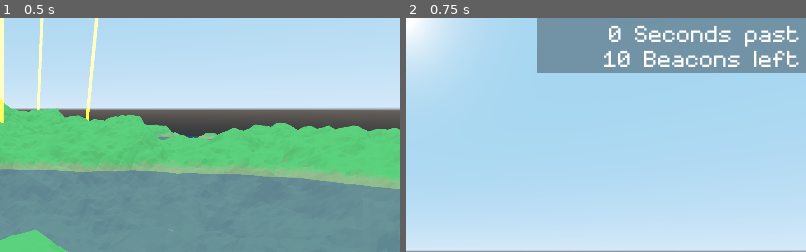
Above: before the commit, frames 1-2 (left to right).
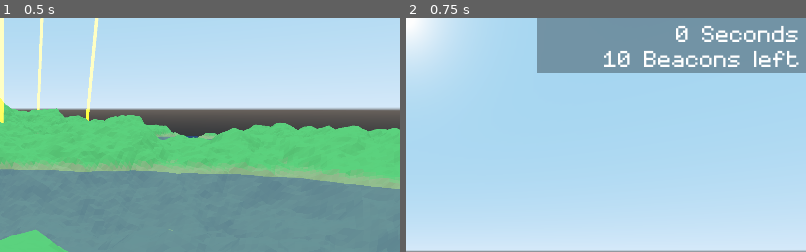
Above: after the commit, the same moments.

Repository: SleepyWombat-32/Rattys-Run
Game: Godot game, scene res://GUI/StartScreen.tscn
Same seed, same stepped clock (60 frames per second), same inputs: the game is played once before the commit and once after it.
Inputs:
- Up to frame 1 (0.5 s): no input
- Up to frame 2 (0.75 s): click "Play Game" at 0.5 s
The pictures show only the part of the screen within x 50-100%, y 0-50%; the shares and areas given below are measured in that part.

Frame 1 is identical in both runs. In frame 2, 1.4% of the frame differs, in the area x 50-99%, y 3-13%.

Commit message:
Added Trees to the game generation

Diff:
--- a/RattysRun/Entitys/Player.gd
+++ b/RattysRun/Entitys/Player.gd
@@ -23,7 +23,6 @@
 	Input.set_mouse_mode(Input.MOUSE_MODE_CAPTURED)
 
 func _physics_process(delta):
-
 	# reset x and z vel
 	vel.x = 0
 	vel.z = 0
--- a/RattysRun/GUI/GUI.gd
+++ b/RattysRun/GUI/GUI.gd
@@ -1,5 +1,5 @@
 extends Control
 
 func _process(delta):
-	$SecondsLabel.text = str(round(Globals.time_taken_to_get_all_beacons)) + " Seconds past"
+	$SecondsLabel.text = str(round(Globals.time_taken_to_get_all_beacons)) + " Seconds"
 	$BeaconsLabel.text = str(Globals.beacons_in_world) + " Beacons left"
--- a/RattysRun/GUI/StartScreen.tscn
+++ b/RattysRun/GUI/StartScreen.tscn
@@ -28,7 +28,7 @@
 "_edit_use_anchors_": false
 }
 
-[node name="TextureRect" type="TextureRect" parent="."]
+[node name="BG" type="TextureRect" parent="."]
 anchor_right = 1.0
 anchor_bottom = 1.0
 margin_left = -208.0
@@ -36,6 +36,9 @@
 texture = ExtResource( 1 )
 expand = true
 stretch_mode = 1
+__meta__ = {
+"_edit_use_anchors_": false
+}
 
 [node name="QuitButton" type="Button" parent="."]
 margin_left = 8.0
--- a/RattysRun/Worlds/Chunk.gd
+++ b/RattysRun/Worlds/Chunk.gd
@@ -8,6 +8,8 @@
 var z
 var chunk_size
 var should_remove = true
+var tree = preload("res://Worlds/Tree.tscn")
+
 
 func _init(noise, x, z, chunk_size):
 	self.noise = noise
@@ -38,6 +40,12 @@
 		var vertex = data_tool.get_vertex(i)
 		vertex.y = noise.get_noise_3d(vertex.x + x, vertex.y, vertex.z + z) * 80
 		data_tool.set_vertex(i, vertex)
+		if vertex.y >= 6:
+			var rand = randi() % 1000
+			if rand == 1:
+				var TREE = tree.instance()
+				TREE.translation = Vector3(vertex.x, vertex.y, vertex.z)
+				add_child(TREE)
 
 	for s in range(array_plane.get_surface_count()):
 		array_plane.surface_remove(s)
--- /dev/null
+++ b/RattysRun/Worlds/Tree.tscn
@@ -0,0 +1,34 @@
+[gd_scene load_steps=5 format=2]
+
+[ext_resource path="res://Worlds/Assets/FirstTree.obj" type="ArrayMesh" id=1]
+
+[sub_resource type="SpatialMaterial" id=1]
+params_diffuse_mode = 4
+albedo_color = Color( 0.352941, 0.254902, 0.254902, 1 )
+metallic = 1.0
+roughness = 0.77
+
+[sub_resource type="SpatialMaterial" id=2]
+params_diffuse_mode = 4
+albedo_color = Color( 0.466667, 0.952941, 0.435294, 1 )
+
+[sub_resource type="CylinderShape" id=3]
+height = 20.0
+
+[node name="Tree" type="MeshInstance"]
+mesh = ExtResource( 1 )
+material/0 = SubResource( 1 )
+material/1 = SubResource( 2 )
+material/2 = SubResource( 2 )
+material/3 = SubResource( 2 )
+material/4 = SubResource( 2 )
+material/5 = SubResource( 2 )
+material/6 = SubResource( 2 )
+material/7 = SubResource( 2 )
+material/8 = SubResource( 2 )
+
+[node name="StaticBody" type="StaticBody" parent="."]
+
+[node name="CollisionShape" type="CollisionShape" parent="StaticBody"]
+transform = Transform( 1, 0, 0, 0, 1, 0, 0, 0, 1, 0, 8.94998, 0 )
+shape = SubResource( 3 )
--- a/RattysRun/Worlds/World.gd
+++ b/RattysRun/Worlds/World.gd
@@ -11,7 +11,7 @@
 	randomize()
 	noise = OpenSimplexNoise.new()
 	noise.seed = randi()
-	noise.octaves = 8
+	noise.octaves = 8 # Sea level is 0, high mountain is about 36
 	noise.period = 120
 
 	thread = Thread.new()
Not shown, added: RattysRun/Worlds/Assets/FirstTree.obj
Not shown, added: RattysRun/Worlds/Assets/FirstTree.obj.import
